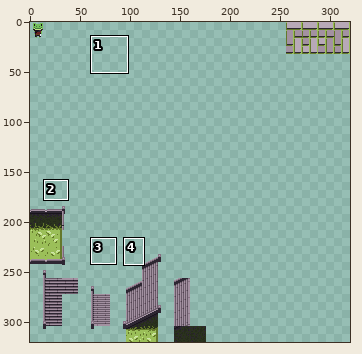
Two versions of one sprite sheet, Artwork/TileSets/TileMaps/Stone.png. Above: a wide view before the commit, with the close-up outlined.
Close-up. Before the commit:
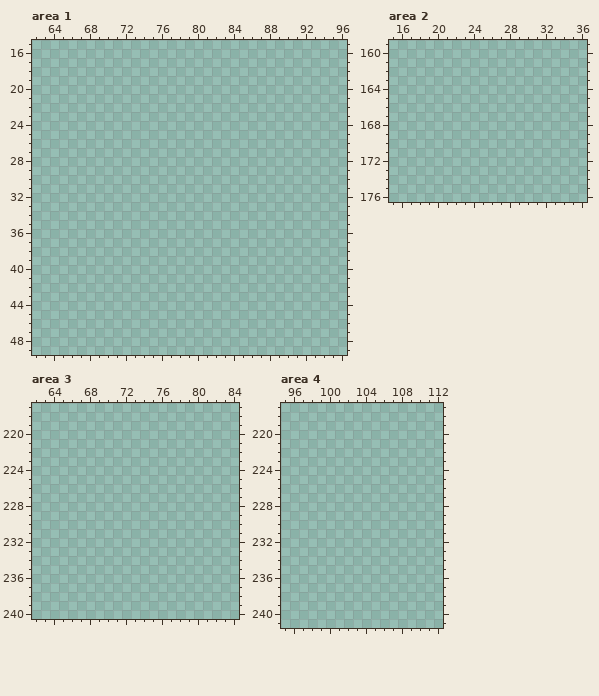
The file is 320x320 pixels. Colours within 5 levels of each other are drawn and written as one. Shown: area 1: x 62..96, y 15..49; area 2: x 15..36, y 159..176; area 3: x 62..84, y 217..240; area 4: x 95..112, y 217..241. The commit also changed other parts of the picture, which this record leaves out.
Now the later version:
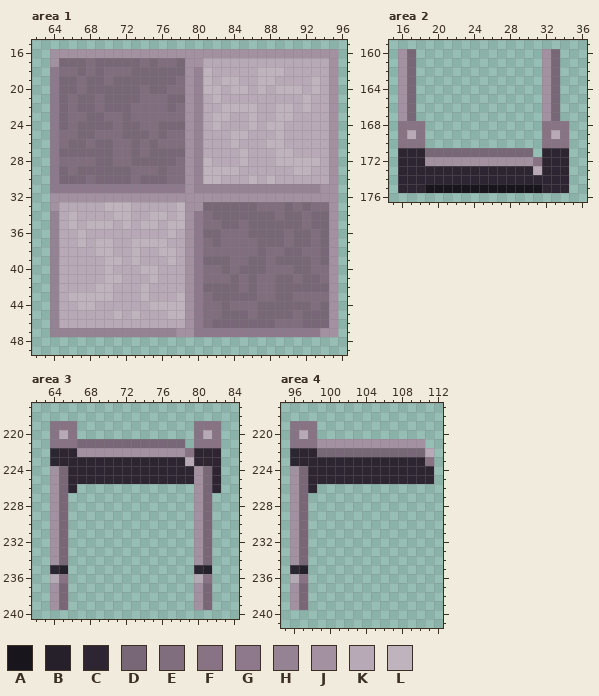
Palette (. is transparent): A #19151c  B #26202b  C #2d2632  D #786777  E #806d7e  F #877384  G #8e798c  H #958293  J #a391a1  K #b8a9b7  L #bfb3be
Changes in this commit:
Area 1:
y 16: x 64..95 ................................ -> JJJJJJJJJJJJJJJJJJJJJJJJJJJJJJJJ
y 17: x 64..95 ................................ -> JDDDEDDDDDEDEEDJJKKKKKKKKKKKKKKJ
y 18: x 64..95 ................................ -> GEEDEDEEEDDDDDDJHLKKKKKLLLKKKKKJ
y 19: x 64..95 ................................ -> GDDEDDEDDDDDDDEJHLKLLKKLLKKKKLKJ
y 20: x 64..95 ................................ -> GDDEDDDDDDEDDEEJHLLKLLKLKLLLKLKJ
y 21: x 64..95 ................................ -> GDEDDEDDDDEEEDDJHKLKKKKKKKKKLKKJ
y 22: x 64..95 ................................ -> GDEDDEDDDEEEEDEJHKKLLLLKKLLKLKKJ
y 23: x 64..95 ................................ -> GDEEDDEEDEEEEEEJHKLLKKLKKLLKKKKJ
y 24: x 64..95 ................................ -> GDEDDDDEDDEEDDDJHKLKKKLKLLKKKKKJ
y 25: x 64..95 ................................ -> GEEDDEEEDDDEDEEJHKKKLLKKKLKKKKKJ
y 26: x 64..95 ................................ -> GEDDEDDEEDEDEEEJHKKKLKKKLLKKKKKJ
y 27: x 64..95 ................................ -> GDDDDDDEEDEDDDDJHKKKKLKKKLLKKKKJ
y 28: x 64..95 ................................ -> GEEEEDDEEDDDDDEJHLKKKLKKKLLLLLKJ
y 29: x 64..95 ................................ -> GDEDDDDDDEEEDEEJHLLLLKKKKKKLLKKJ
y 30: x 64..95 ................................ -> GDDDEDDDDEDDDEEJHLLKKKLKLKKKKKKJ
y 31: x 64..95 ................................ -> GGGGGGGGGGGGGGGJHHHHHHHHHHHHHHJJ
y 32: x 64..95 ................................ -> JJJJJJJJJJJJJJJJJJJJJJJJJJJJJJJJ
y 33: x 64..95 ................................ -> JKKKKKLLLKKKKKLJJDDDDDDEEEDEDEEJ
y 34: x 64..95 ................................ -> HKLKKKKLLKKLLKLJGEDDDDDDDEDDEDDJ
y 35: x 64..95 ................................ -> HKLKLLLKLKLLKLLJGEEDDEDDDDDDEDDJ
y 36: x 64..95 ................................ -> HKKLKKKKKKKKKLKJGDDEEEDDDDEDDEDJ
y 37: x 64..95 ................................ -> HKKLKLLKKLLLLKKJGEDEEEEDDDEDDEDJ
y 38: x 64..95 ................................ -> HKKKKLLKKLKKLLKJGEEEEEEDEEDDEEDJ
y 39: x 64..95 ................................ -> HKKKKKLLKLKKKLKJGDDDEEDDEDDDDEDJ
y 40: x 64..95 ................................ -> HKKKKKLKKKLLKKKJGEEDEDDDEEEDDEEJ
y 41: x 64..95 ................................ -> HKKKKKLLKKKLKKKJGEEEDEDEEDDEDDEJ
y 42: x 64..95 ................................ -> HKKKKLLKKKLKKKKJGDDDDEDEEDDDDDDJ
y 43: x 64..95 ................................ -> HKLLLLLKKKLKKKLJGEDDDDDEEDDEEEEJ
y 44: x 64..95 ................................ -> HKKLLKKKKKKLLLLJGEEDEEEDDDDDDEDJ
y 45: x 64..95 ................................ -> HKKKKKKLKLKKKLLJGEEDDDEDDDDEDDDJ
y 46: x 64..95 ................................ -> HKKKKKKKKKKKKKKJGEDDDDDDDEEEDDDJ
y 47: x 64..95 ................................ -> HHHHHHHHHHHHHHJJGGGGGGGGGGGGGGJJ
Area 2:
y 160..167: x 16..17 .. -> JD; x 32..33 .. -> JD
y 168: x 16..18 ... -> FFF; x 32..34 ... -> FFF
y 169: x 16..18 ... -> FKF; x 32..34 ... -> FKF
y 170: x 16..18 ... -> FFF; x 32..34 ... -> FFF
y 171: x 16..30 ............... -> CCCDDDDDDDDDDDD; x 32..34 ... -> CCC
y 172: x 16..34 ................... -> CCCJJJJJJJJJJJJFCCC
y 173: x 16..34 ................... -> CCCCCCCCCCCCCCCKCCC
y 174: x 16..34 ................... -> CCCCCCCCCCCCCCCCCCC
y 175: x 16..34 ................... -> CCCAAAAAAAAAAAAACCC
Area 3:
y 219: x 64..66 ... -> FFF; x 80..82 ... -> FFF
y 220: x 64..66 ... -> FKF; x 80..82 ... -> FKF
y 221: x 64..78 ............... -> FFFDDDDDDDDDDDD; x 80..82 ... -> FFF
y 222: x 64..82 ................... -> CCCJJJJJJJJJJJJFCCC
y 223: x 64..82 ................... -> CCCCCCCCCCCCCCCKCCC
y 224..225: x 64..82 ................... -> JDCCCCCCCCCCCCCCJDC
y 226: x 64..66 ... -> JDC; x 80..82 ... -> JDC
y 227..234: x 64..65 .. -> JD; x 80..81 .. -> JD
y 235: x 64..65 .. -> CB; x 80..81 .. -> CB
y 236: x 64..65 .. -> KF; x 80..81 .. -> KF
y 237..239: x 64..65 .. -> JD; x 80..81 .. -> JD
Area 4:
y 219: x 96..98 ... -> FFF
y 220: x 96..98 ... -> FKF
y 221: x 96..110 ............... -> FFFJJJJJJJJJJJJ
y 222: x 96..111 ................ -> CCCDDDDDDDDDDDDK
y 223: x 96..111 ................ -> CCCCCCCCCCCCCCCF
y 224..225: x 96..111 ................ -> JDCCCCCCCCCCCCCC
y 226: x 96..98 ... -> JDC
y 227..234: x 96..97 .. -> JD
y 235: x 96..97 .. -> CB
y 236: x 96..97 .. -> KF
y 237..239: x 96..97 .. -> JD
Pixel boxes of the changes (left, top, right, bottom) in both close-ups:
added: (50, 49, 338, 337)
added: (398, 49, 569, 193)
added: (50, 421, 221, 610)
added: (290, 421, 434, 610)
